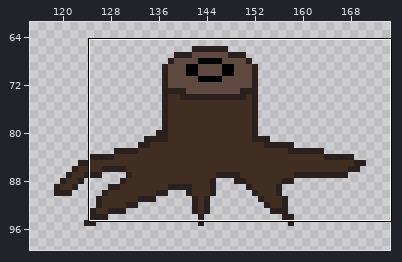
Pixel-art file, stored at Sprites/Map/Tree Sheet.aseprite. Above, an overview of the earlier version with the close-up marked.
Close-up. Before:
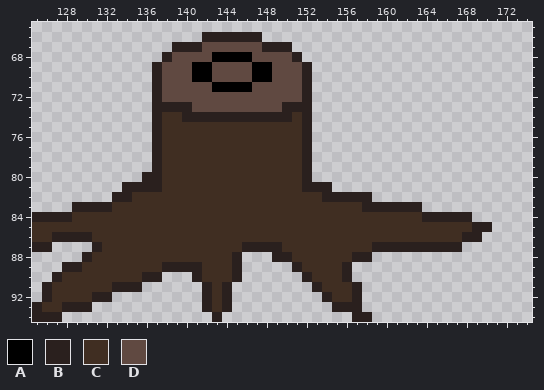
640x640 pixels, 1 frame. Shown: x 125..174, y 65..94. The wide view leaves out empty margins.
Palette (. is transparent): A #000000  B #2a201e  C #402e22  D #604941
Pixels before, first column x 125:
66 .................BBBBBB.......................
67 ..............BBBDDDDDDBBB....................
68 .............BDDDDAAAADDDDB...................
69 ............BDDDAADDDDAADDDB..................
70 ............BDDDAADDDDAADDDB..................
71 ............BDDDDDAAAADDDDDB..................
72 ............BDDDDDDDDDDDDDDB..................
73 ............BBBBDDDDDDDDDBBB..................
74 ............BCCBBBBBBBBBBBCB..................
75 ............BCCCCCCCCCCCCCCB..................
76 ............BCCCCCCCCCCCCCCB..................
77 ............BCCCCCCCCCCCCCCB..................
78 ............BCCCCCCCCCCCCCCB..................
79 ............BCCCCCCCCCCCCCCB..................
80 ...........BBCCCCCCCCCCCCCCB..................
81 .........BBBBCCCCCCCCCCCCCCBBB................
82 ........BBCCCCCCCCCCCCCCCCCCCBBBBB............
83 ....BBBBCCCCCCCCCCCCCCCCCCCCCCCCCBBBBBB.......
84 BBBBCCCCCCCCCCCCCCCCCCCCCCCCCCCCCCCCCCCBBBBB..
85 CCCCCCCCCCCCCCCCCCCCCCCCCCCCCCCCCCCCCCCCCCCCBB
86 CCBBBBCCCCCCCCCCCCCCCCCCCCCCCCCCCCCCCCCCCCCBB.
87 BB....BCCCCCCCCCCCCCCBBBBCCCCCCCCCBBBBBBBBB...
88 .....BCCCCCCCCCCCCCCB...BBCCCCCCBB............
89 ...BBCCCCCCCCBBBBCCCB.....BCCCCB..............
90 ..BCCCCCCCCBB...BCCCB......BCCCB..............
91 .BCCCCCCBBB......BCB........BCCCB.............
92 .BCCCCBB.........BCB.........BCCB.............
93 BCCBBB...........BCB..........BBB.............
94 BBB...............B.............BB............
Once edited:
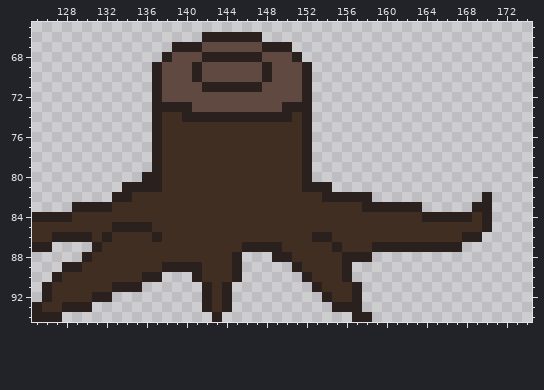
The edit:
{"y":68,"x":142,"old":"DAAAAD","new":"BBBBBB"}
{"y":69,"x":141,"old":"AA","new":"BD"}
{"y":69,"x":147,"old":"AA","new":"DB"}
{"y":70,"x":141,"old":"AA","new":"BD"}
{"y":70,"x":147,"old":"AA","new":"DB"}
{"y":71,"x":142,"old":"DAAAAD","new":"BBBBBB"}
{"y":82,"x":170,"old":".","new":"B"}
{"y":83,"x":169,"old":"..","new":"BB"}
{"y":84,"x":169,"old":"..","new":"CB"}
{"y":85,"x":133,"old":"CCCC","new":"BBBB"}
{"y":85,"x":169,"old":"B","new":"C"}
{"y":86,"x":132,"old":"C","new":"B"}
{"y":86,"x":137,"old":"C","new":"B"}
{"y":86,"x":153,"old":"CC","new":"BB"}
{"y":87,"x":155,"old":"C","new":"B"}
{"y":88,"x":156,"old":"C","new":"B"}
{"label":"changed","picture_box":[192,52,272,92]}
{"label":"changed","picture_box":[472,192,492,232]}
{"label":"changed","picture_box":[102,222,162,242]}
{"label":"changed","picture_box":[312,232,352,262]}
